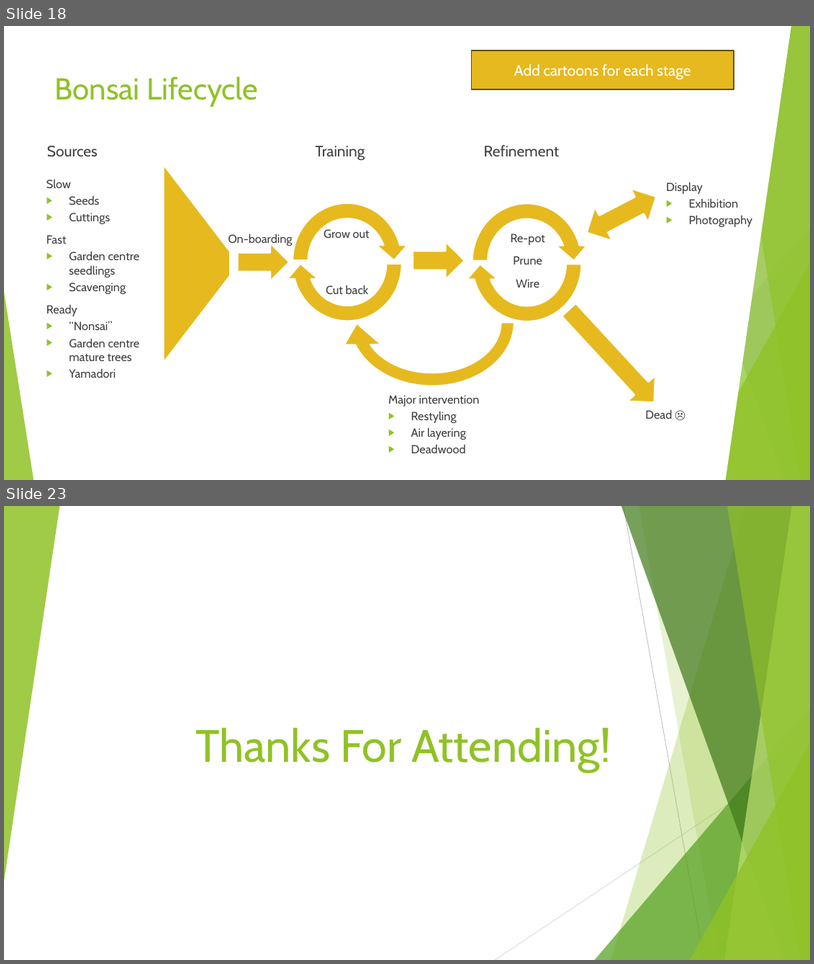
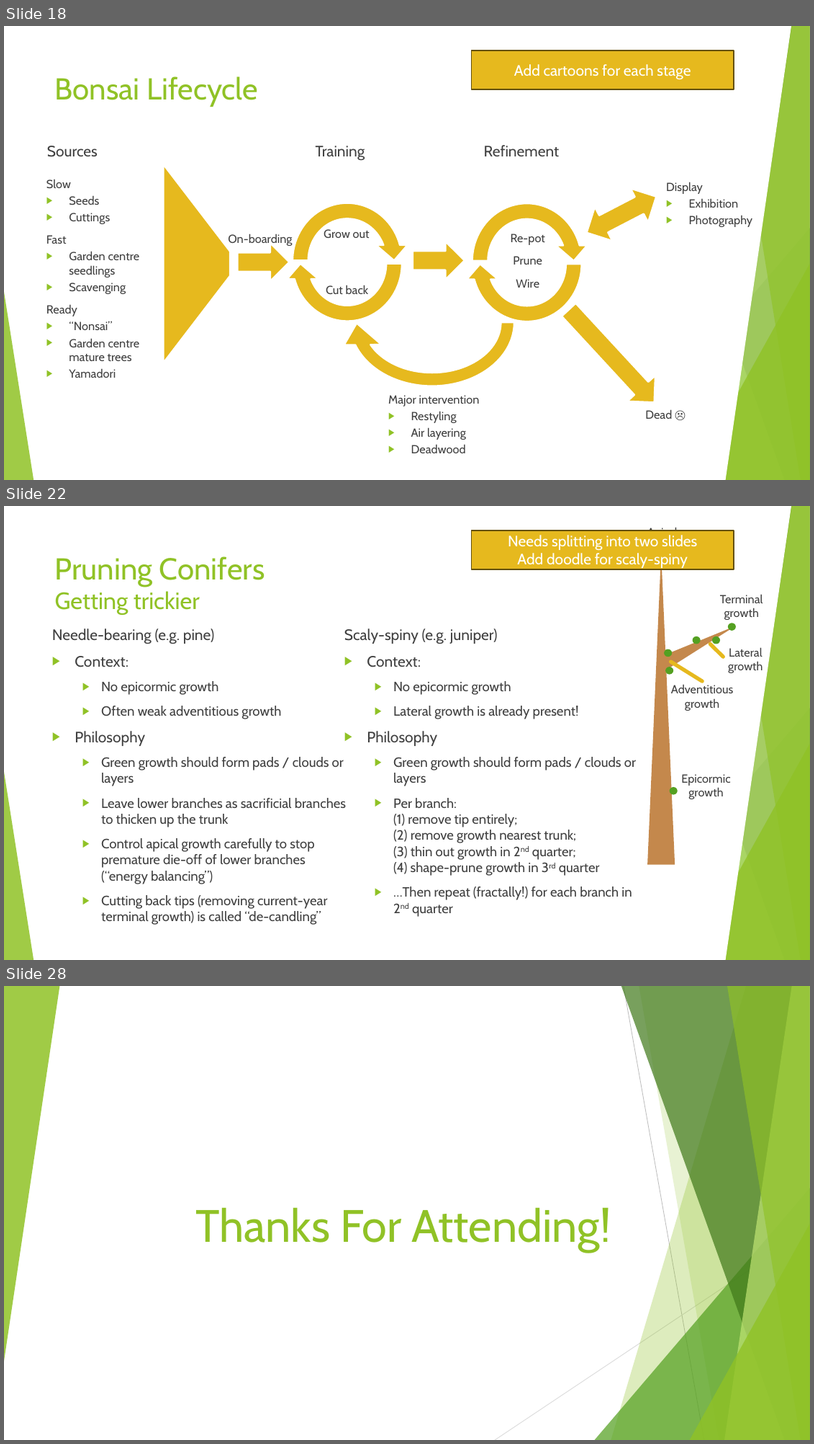
Before and after one commit to AlexLabram/Bonsai, a slide deck: Courseware/Bonsai On A Budget (running).pptx. Shown one above the other, each under a label of ours: slides 18 and 23 before the commit, slides 18, 22 and 28 after it; the slides between them are not shown. The pictures are 814x964 and 814x1444 pixels, drawn with LibreOffice and Linux fonts; fonts in the diff are those of the drawing. Boxes give left, top, right and bottom in pixels: in the first picture for what was removed or moved away, otherwise in the second. Text is boxed around its words. In the diff, an @@ line names an element or a change of style, - is before the commit and + after.

Commit message:
Integrated changes from 3-eve and 2-day series
Needs further work to form a single compelling narrative, esp. around pruning

```diff
--- a/Courseware/Bonsai On A Budget (running).pptx
+++ b/Courseware/Bonsai On A Budget (running).pptx
@@ slide 22 added at (4,506,810,960), background #FFFFFF; not listed: 10 template elements that a slide beside it also shows @@
@@ parallelogram added at (456,506,791,960), fill #FFFFFF, outline #FFFFFF 1.5 pt @@
@@ text added at (646,527,680,554), 14 pt, text #404040 @@
+Apical growth
@@ rectangle added at (471,530,734,569), fill #E6B91E, outline #65510D 1.5 pt, 18 pt, text #FFFFFF @@
+Needs splitting into two slides
+Add doodle for scaly-spiny
@@ title added at (55,556,265,615), 36 pt, text #90C226 @@
+Pruning Conifers
+Getting trickier
@@ text added at (720,594,764,620), 14 pt, text #404040 @@
+Terminal growth
@@ text added at (52,628,346,924), 16 pt, text #404040 @@
+Needle-bearing (e.g. pine)
+▶ Context:
+  ▶ No epicormic growth
+  ▶ Often weak adventitious growth
+▶ Philosophy
+  ▶ Green growth should form pads / clouds or layers
+  ▶ Leave lower branches as sacrificial branches to thicken up the trunk
+  ▶ Control apical growth carefully to stop premature die-off of lower branches (“energy balancing”)
+  ▶ Cutting back tips (removing current-year terminal growth) is called “de-candling”
@@ text added at (345,628,632,916), 16 pt, text #404040 @@
+Scaly-spiny (e.g. juniper)
+▶ Context:
+  ▶ No epicormic growth
+  ▶ Lateral growth is already present!
+▶ Philosophy
+  ▶ Green growth should form pads / clouds or layers
+  ▶ Per branch:
+    (1) remove tip entirely;
+    (2) remove growth nearest trunk;
+    (3) thin out growth in 2nd quarter;
+    (4) shape-prune growth in 3rd quarter
+  ▶ …Then repeat (fractally!) for each branch in 2nd quarter
@@ group added at (648,554,740,865): 6 ellipses, 2 triangles @@
@@ line added from (724, 656) to (710, 644), #E6B91E 4.5 pt @@
@@ text added at (728,647,763,673), 14 pt, text #404040 @@
+Lateral growth
@@ line added from (702, 681) to (671, 662), #E6B91E 4.5 pt @@
@@ text added at (671,685,734,710), 14 pt, text #404040 @@
+Adventitious growth
@@ text added at (682,774,730,799), 14 pt, text #404040 @@
+Epicormic growth
@@ what was slide 23 is now slide 28 @@
```
Also in this commit, not shown: 7 slides changed, 7 other slides added, 2 slides removed.
